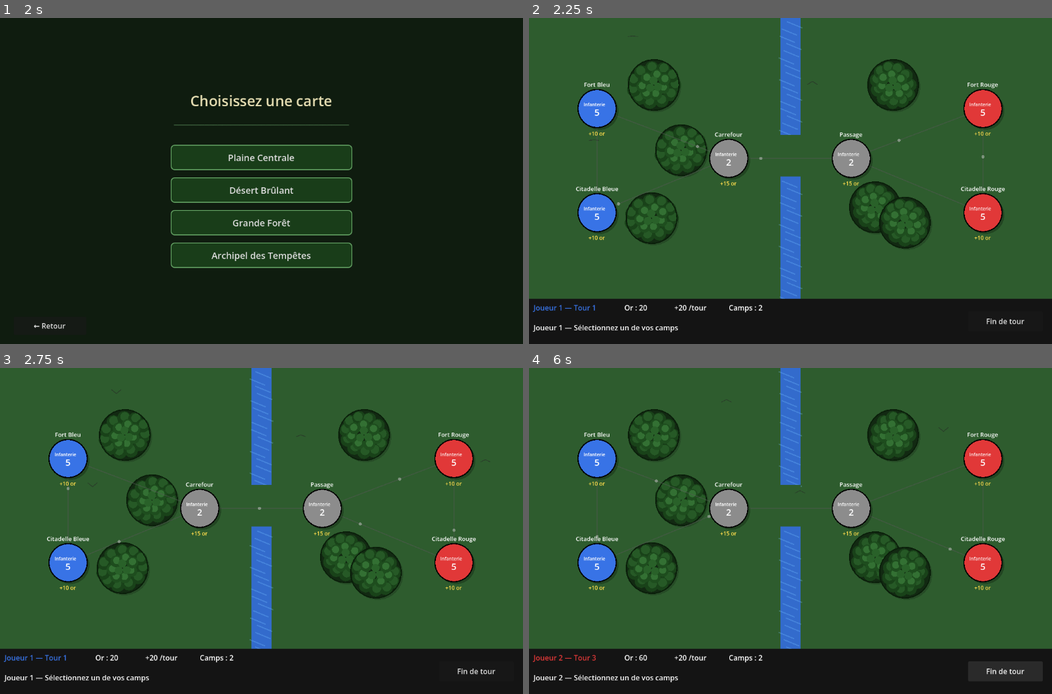
Above: before the commit, frames 1-4 (two rows, left to right).
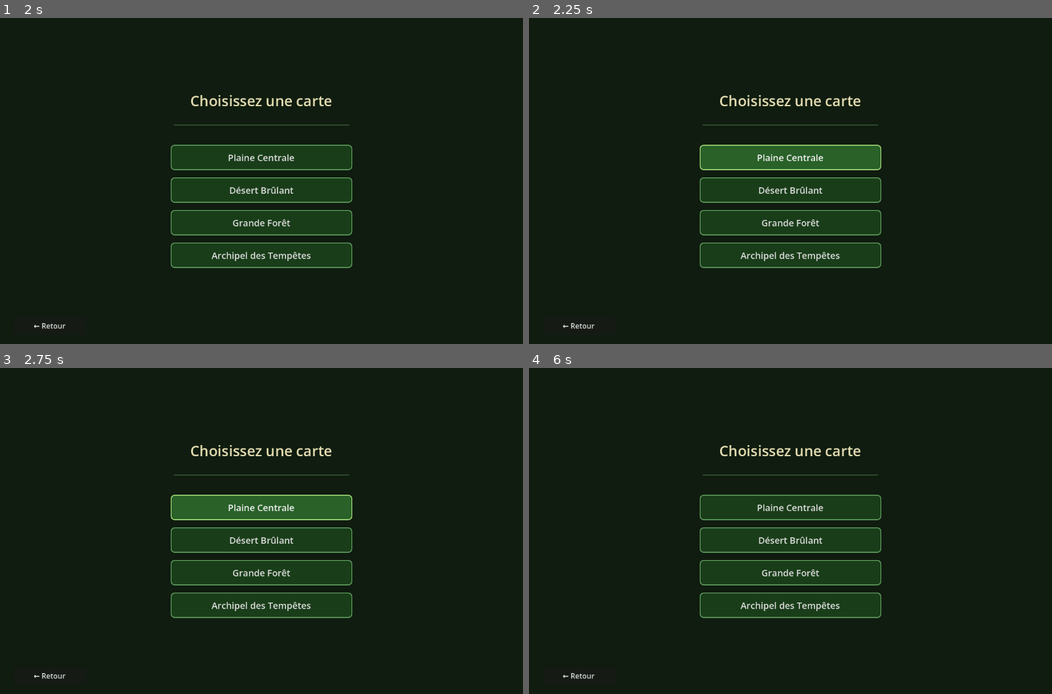
Above: after the commit, the same moments.

Repository: haninitz/2PROJ
Game: Godot game, scene res://scenes/Main.tscn
The game is run twice, just before and just after one commit, with the same random seed, the same clock (stepped at 60 frames per second) and the same inputs.
Inputs:
- Up to frame 1 (2 s): click "JOUER" at 0.5 s; click "Fin de tour" at 1.25 s
- Up to frame 2 (2.25 s): click "Plaine Centrale" at 2 s
- Up to frame 3 (2.75 s): no input
- Up to frame 4 (6 s): click "Fin de tour" (after the commit: "Désert Brûlant") at 2.75 s; click "Fin de tour" (after the commit: "Grande Forêt") at 3.5 s; click "Fin de tour" (after the commit: "Archipel des Tempêtes") at 4.25 s; click "Fin de tour" (after the commit: "← Retour") at 5 s; click "Fin de tour" (after the commit: "JOUER") at 5.75 s

Frame 1 is identical in both runs. In frame 2, 84% of the frame differs, in the area x 0-100%, y 0-97%; in frame 3, 84%; in frame 4, 85%.
Error after the commit: Parse Error: Too many arguments for "new()" call. Expected at most 0 but received 1. (res://scripts/Main.gd:44)

Commit message:
Suppression du dossier supkonquest

Diff:
--- a/2proj-sup-kon-quest/icon.svg
+++ /dev/null
@@ -1 +0,0 @@
-<svg xmlns="http://www.w3.org/2000/svg" width="128" height="128"><rect width="124" height="124" x="2" y="2" fill="#363d52" stroke="#212532" stroke-width="4" rx="14"/><g fill="#fff" transform="translate(12.322 12.322)scale(.101)"><path d="M105 673v33q407 354 814 0v-33z"/><path fill="#478cbf" d="m105 673 152 14q12 1 15 14l4 67 132 10 8-61q2-11 15-15h162q13 4 15 15l8 61 132-10 4-67q3-13 15-14l152-14V427q30-39 56-81-35-59-83-108-43 20-82 47-40-37-88-64 7-51 8-102-59-28-123-42-26 43-46 89-49-7-98 0-20-46-46-89-64 14-123 42 1 51 8 102-48 27-88 64-39-27-82-47-48 49-83 108 26 42 56 81zm0 33v39c0 276 813 276 814 0v-39l-134 12-5 69q-2 10-14 13l-162 11q-12 0-16-11l-10-65H446l-10 65q-4 11-16 11l-162-11q-12-3-14-13l-5-69z"/><path d="M483 600c0 34 58 34 58 0v-86c0-34-58-34-58 0z"/><circle cx="725" cy="526" r="90"/><circle cx="299" cy="526" r="90"/></g><g fill="#414042" transform="translate(12.322 12.322)scale(.101)"><circle cx="307" cy="532" r="60"/><circle cx="717" cy="532" r="60"/></g></svg>
--- a/2proj-sup-kon-quest/project.godot
+++ /dev/null
@@ -1,24 +0,0 @@
-; Engine configuration file.
-; It's best edited using the editor UI and not directly,
-; since the parameters that go here are not all obvious.
-;
-; Format:
-;   [section] ; section goes between []
-;   param=value ; assign values to parameters
-
-config_version=5
-
-[application]
-
-config/name="2PROJ_SupKonQuest"
-run/main_scene="uid://bk003ns6hw0cv"
-config/features=PackedStringArray("4.6", "Forward Plus")
-config/icon="res://icon.svg"
-
-[physics]
-
-3d/physics_engine="Jolt Physics"
-
-[rendering]
-
-rendering_device/driver.windows="d3d12"
--- a/2proj-sup-kon-quest/scripts/GameManager.gd
+++ b/scripts/GameManager.gd
@@ -100,9 +100,9 @@
 func give_income():
 	for player in players:
 		var total_income = calculate_player_income(player)
-		player.add_coins(total_income)
+		player.add_gold(total_income)
 
-		print(player.team_name, " gains ", total_income, " coins from controlled territory. Total coins: ", player.coins)
+		print(player.player_name, " gains ", total_income, " gold from controlled territory. Total gold: ", player.gold)
 
 func calculate_player_income(player):
 	var total = 0
@@ -142,4 +142,4 @@
 			alive_players.append(player)
 
 	if alive_players.size() == 1:
-		print(alive_players[0].team_name, " wins the operation and controls the territory!")
+		print(alive_players[0].player_name, " wins the operation and controls the territory!")
--- a/2proj-sup-kon-quest/scripts/Player.gd
+++ b/scripts/Player_hani.gd
@@ -1,24 +1,24 @@
 class_name Player
 
 var id = 0
-var team_name = ""
+var player_name = ""
 var color = Color.WHITE
 
-var coins = 100
+var gold = 0
 
 var owned_camps = []
 
-func setup(new_id, new_team_name, new_color):
+func setup(new_id, new_player_name, new_color):
 	id = new_id
-	team_name = new_team_name
+	player_name = new_player_name
 	color = new_color
 
-func add_coins(amount):
-	coins += amount
+func add_gold(amount):
+	gold += amount
 
-func spend_coins(amount):
-	if coins >= amount:
-		coins -= amount
+func spend_gold(amount):
+	if gold >= amount:
+		gold -= amount
 		return true
 
 	return false
Not shown, removed: 2proj-sup-kon-quest/icon.svg.import
Renamed: 2proj-sup-kon-quest/scenes/game.tscn -> scenes/game.tscn
Renamed: 2proj-sup-kon-quest/scripts/Camp.gd -> scripts/Camp_hani.gd
Renamed: 2proj-sup-kon-quest/scripts/Camp.gd.uid -> scripts/Camp_hani.gd.uid
Not shown, added: scripts/Combat.gd.uid
Renamed: 2proj-sup-kon-quest/scripts/GameManager.gd.uid -> scripts/GameManager.gd.uid
Not shown, added: scripts/Main.gd.uid
Renamed: 2proj-sup-kon-quest/scripts/Player.gd.uid -> scripts/Player_hani.gd.uid
Not shown, added: scripts/units/Fantassin.gd.uid
Not shown, added: scripts/units/Lourd.gd.uid
Not shown, added: scripts/units/TirDistance.gd.uid
Not shown, removed: 2proj-sup-kon-quest/.editorconfig
(and 2 more such lines)
